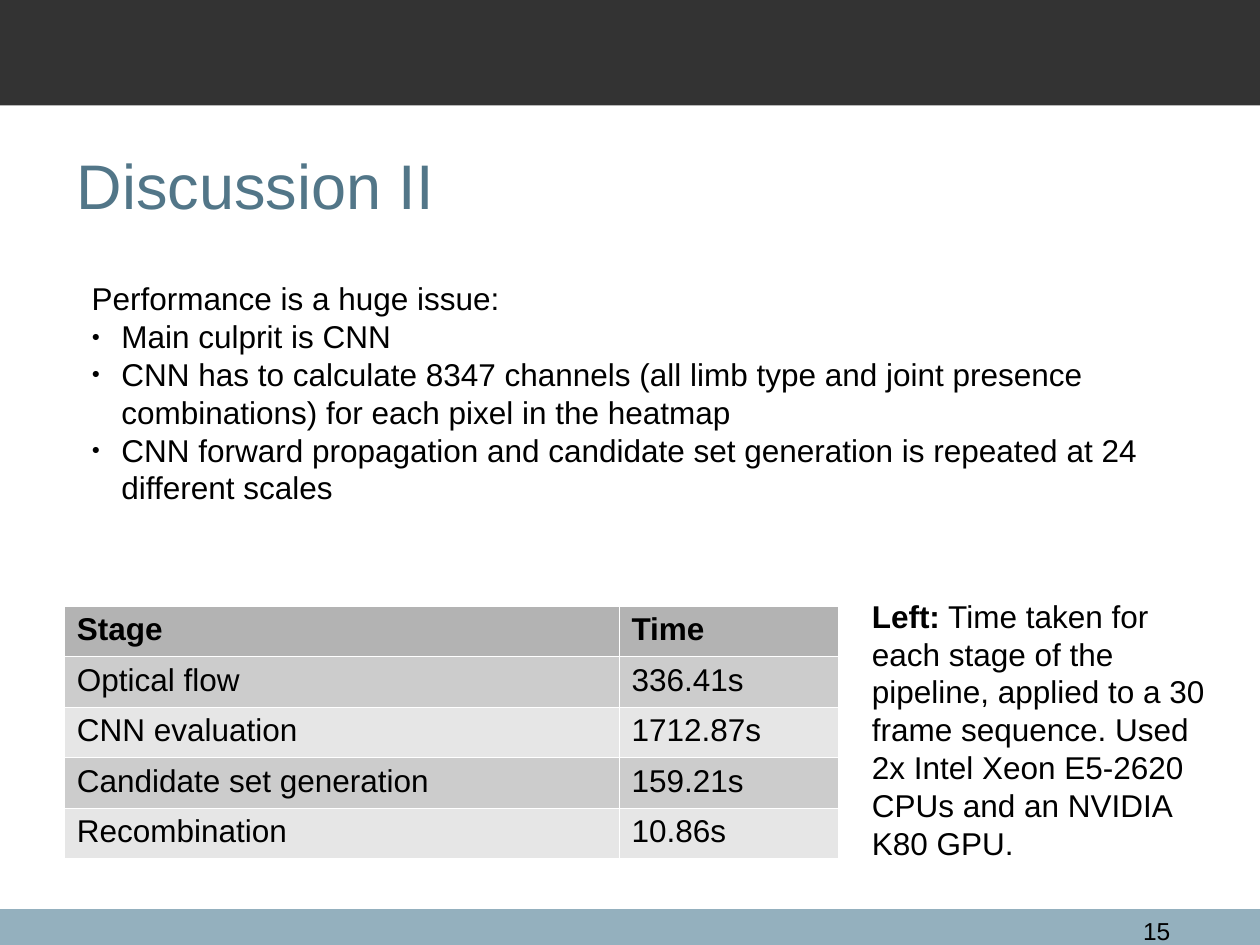
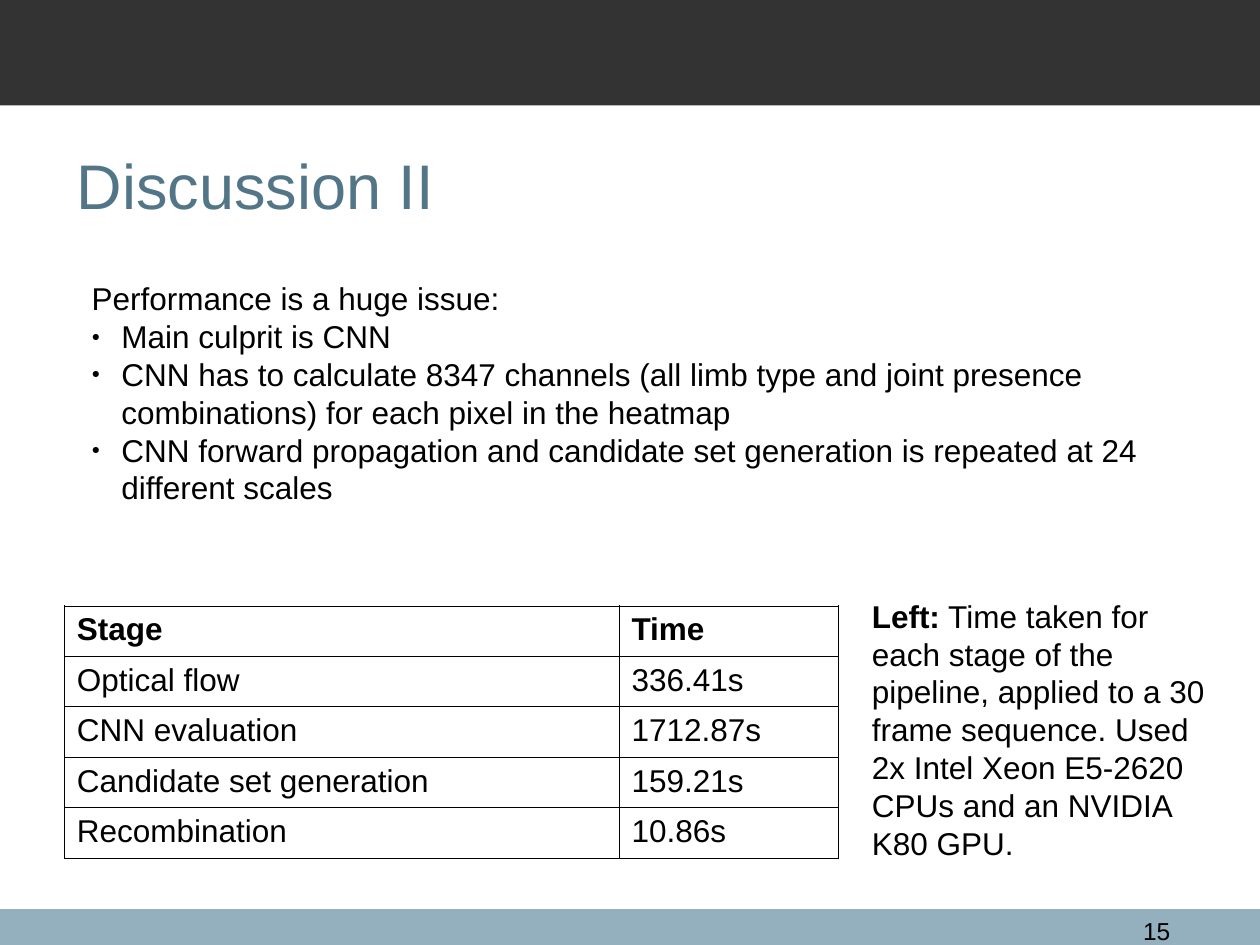
Before and after one commit to qxcv/comp2560, a slide deck: slide 15 of presentation/presentation.odp. Drawn at 1260x945 pixels with LibreOffice and Linux fonts; fonts in the diff are those of the drawing; background and template pictures are left out. Boxes give left, top, right and bottom in pixels: in the first picture for what was removed or moved away, otherwise in the second. Text is boxed around its words. In the diff, an @@ line names an element or a change of style, - is before the commit and + after.

```diff
--- a/presentation/presentation.odp
+++ b/presentation/presentation.odp
@@ table at (x1=64, y1=606, x2=838, y2=859) @@
@@ fill #B3B3B3 to none in row 1 @@
@@ fill #CCCCCC to none in 4 cells @@
@@ fill #E6E6E6 to none in 4 cells @@
@@ borders changed @@
```
Also in this commit, not shown: 4 other slides changed, 1 slide added, 1 slide removed.
